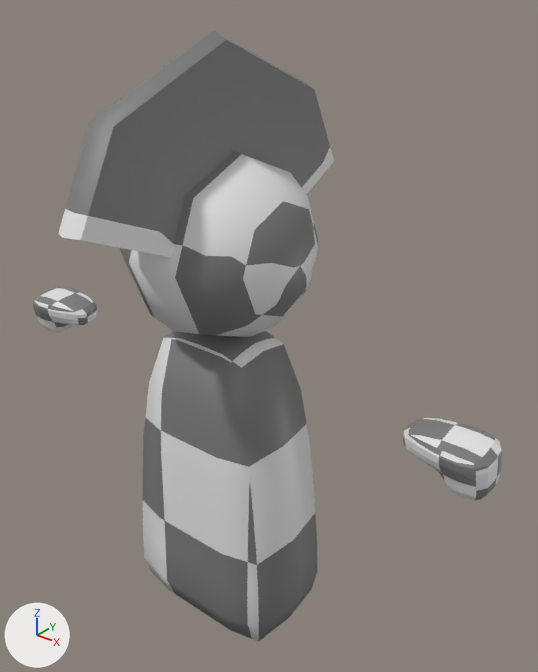
A saved change to the Blender file Assets/WIP/Models/GruntNoLegs.blend.
Before and after are seen from a 50 mm lens placed at (6.66, -7.25, 5.58), pointed at (0.45, 0.52, 0.77). The lights are fixed; the arrows at lower left show +X, +Y and +Z.

The scene before the commit, as lines of its bpy script (objects in view):
```python
me_cube = bpy.data.meshes.new('Cube')
me_cube.from_pydata(...)  # 90 vertices, 88 faces; spans x -1.4..1.4, y -0.94..0.94, z -4.0..1.0
me_cube.polygons.foreach_set('use_smooth', [True] * 88)
me_cube.materials.append(mat_material_001)
me_cube_001 = bpy.data.meshes.new('Cube.001')
me_cube_001.from_pydata(...)  # 122 vertices, 120 faces; spans x 0.0..2.0, y -1.01..0.91, z -1.7..0.73
me_cube_001.materials.append(mat_material_001)
me_cube_003 = bpy.data.meshes.new('Cube.003')
me_cube_003.from_pydata(...)  # 122 vertices, 120 faces; spans x 0.0..2.0, y -1.01..0.91, z -1.7..0.73
me_cube_003.materials.append(mat_material_001)
me_sphere_001 = bpy.data.meshes.new('Sphere.001')
me_sphere_001.from_pydata(...)  # 82 vertices, 88 faces; spans x -1.0..1.0, y -1.85..1.85, z -1.0..1.99
me_sphere_001.polygons.foreach_set('use_smooth', [True] * 88)
me_sphere_001.materials.append(mat_material_001)
ob_body = bpy.data.objects.new('body', me_cube)
ob_body.location = (0.0, 0.0, 0.0)
ob_head = bpy.data.objects.new('head', me_sphere_001)
ob_head.location = (0.0, 0.0, 2.24)
ob_head.scale = (1.37, 1.37, 1.37)
ob_lhand = bpy.data.objects.new('lhand', me_cube_001)
ob_lhand.location = (3.04, 0.04, 0.38)
ob_lhand.rotation_euler = (0.0597, -0.0574, 0.00169)  # degrees (3.4, -3.3, 0.1)
ob_lhand.scale = (0.6, 0.4, 0.3)
ob_rhand = bpy.data.objects.new('rhand', me_cube_003)
ob_rhand.location = (-3.04, -0.02, 0.29)
ob_rhand.rotation_euler = (-3.053, 0.0365, 0.032)  # degrees (-175, 2.1, 1.8)
ob_rhand.scale = (-0.6, -0.4, -0.3)
```
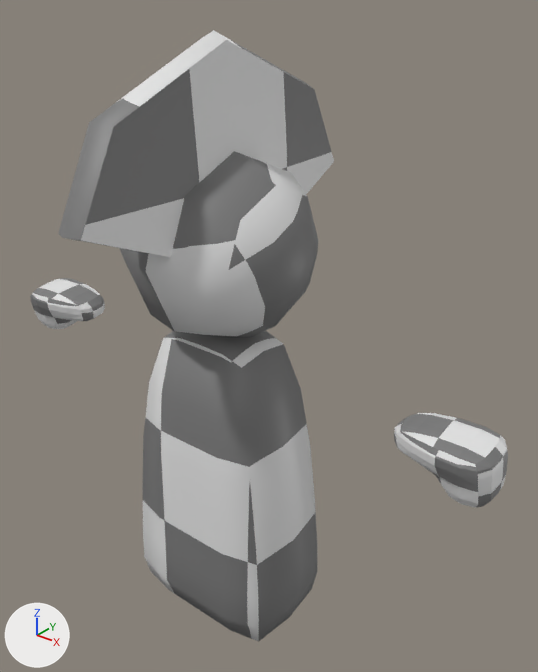
Commit message: modelling grunt

Changed parts and their boxes [x1, y1, x2, y2] in the pictures (538 x 672 px):
'lhand', mesh rescaled (15% wider, 14% taller)
    before: [403, 418, 502, 501]
    after: [394, 413, 508, 508]
'rhand', mesh rescaled (15% wider, 13% taller)
    before: [33, 287, 98, 332]
    after: [30, 278, 105, 329]
part 3 of me_sphere_001, surface changed
    both: [58, 30, 334, 337]

The change, as a list of edits to the scene's bpy script:
```text
Change me_cube_001:
    where me_cube_001.from_pydata(...)  # 122 vertices, 120 faces; spans x 0.0..2.0, y -1.01..0.91, z -1.7..0.73
    used by ob_lhand; location = (3.04, 0.04, 0.38); rotation_euler = (0.0597, -0.0574, 0.00169), in degrees (3.4, -3.3, 0.1); scale = (0.6, 0.4, 0.3)
    me_cube_001 part 1: the whole mesh is scaled about its middle by 1.14, then moved by (-0.01, -0.12, 0.07)
Change me_cube_003:
    where me_cube_003.from_pydata(...)  # 122 vertices, 120 faces; spans x 0.0..2.0, y -1.01..0.91, z -1.7..0.73
    used by ob_rhand; location = (-3.04, -0.02, 0.29); rotation_euler = (-3.053, 0.0365, 0.032), in degrees (-175, 2.1, 1.8); scale = (-0.6, -0.4, -0.3)
    me_cube_003 part 2: the whole mesh is scaled about its middle by 1.14, then moved by (-0.04, 0.14, 0.3)
Change me_sphere_001:
    where me_sphere_001.from_pydata(...)  # 82 vertices, 88 faces; spans x -1.0..1.0, y -1.85..1.85, z -1.0..1.99
    used by ob_head; location = (0.0, 0.0, 2.24); scale = (1.37, 1.37, 1.37)
    me_sphere_001 part 3: texture (UV) coordinates of 88 of 88 faces, centred in x -0.95..0.95, y -1.6..1.6, z -0.82..1.67, changed; they spanned u 0.0..1.0, v 0.0..1.0 and now span u 0.0..1.0, v 0.0..0.9
```
